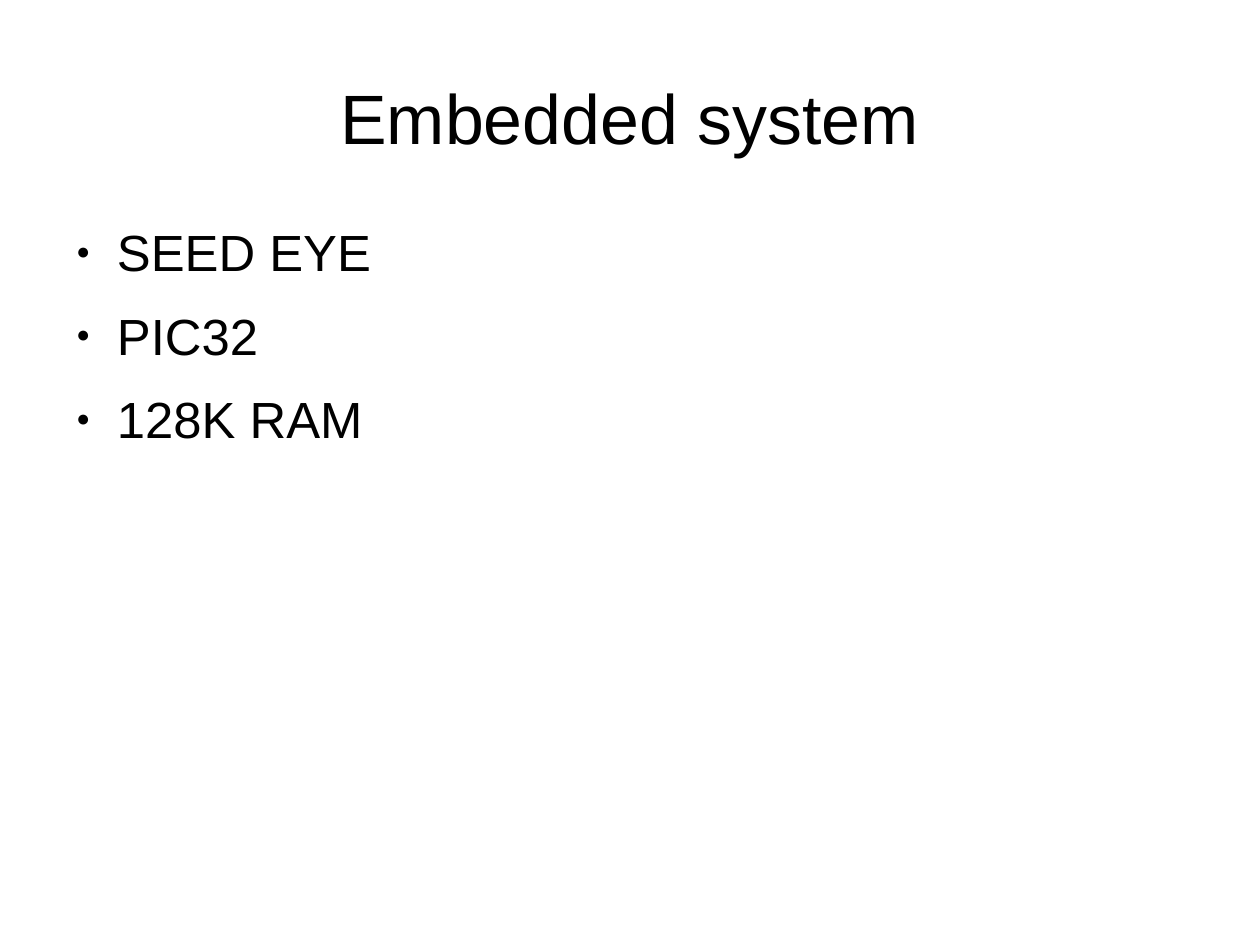
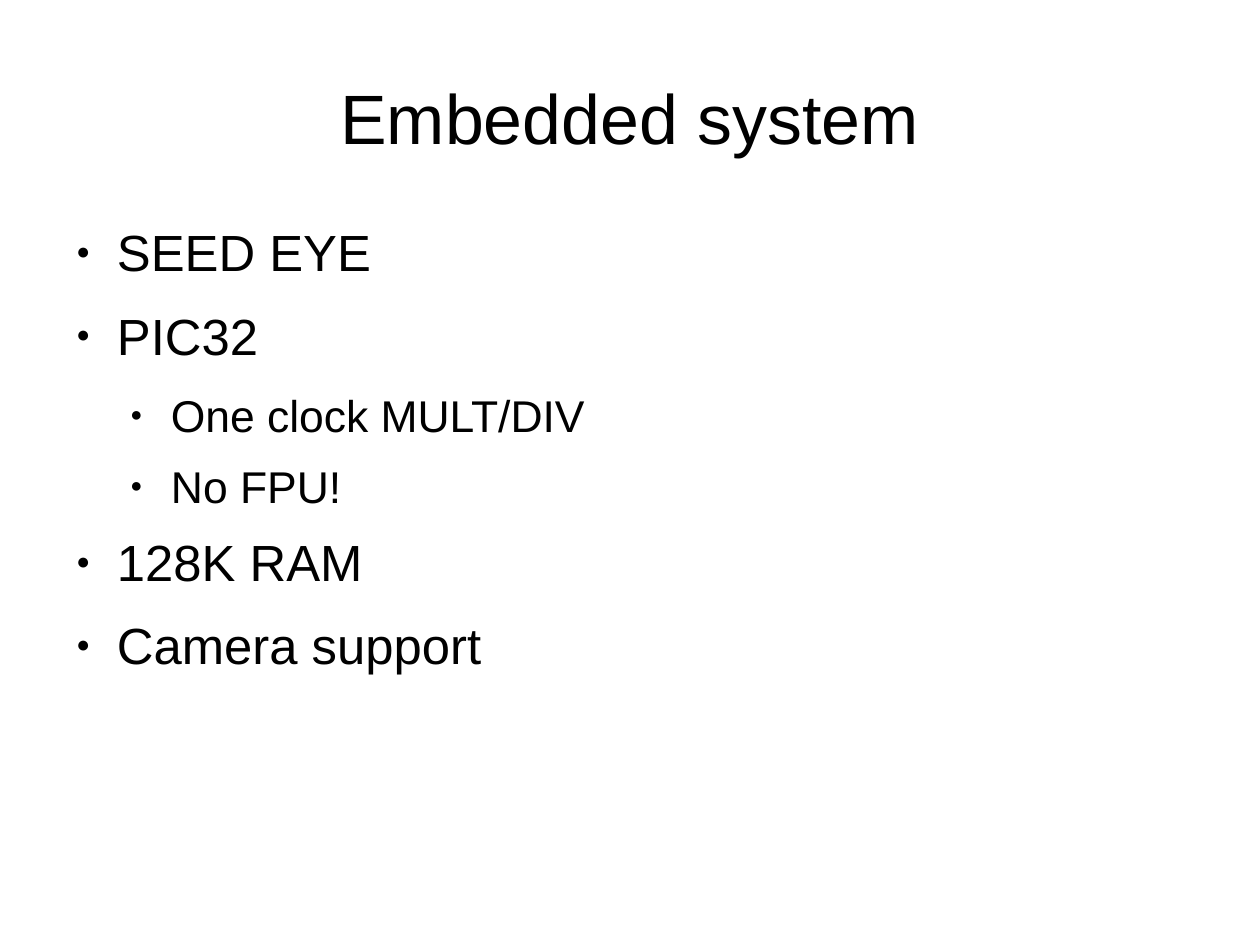
Before and after one commit to 0Chuzz/SNproject, a slide deck: slide 4 of slides.odp. Drawn at 1260x945 pixels with LibreOffice and Linux fonts; fonts in the diff are those of the drawing. Boxes give left, top, right and bottom in pixels: in the first picture for what was removed or moved away, otherwise in the second. Text is boxed around its words. In the diff, an @@ line names an element or a change of style, - is before the commit and + after.

```diff
--- a/slides.odp
+++ b/slides.odp
@@ text at [171,399,585,504]: paragraphs added @@
+  ● One clock MULT/DIV
+  ● No FPU!
@@ text at [117,628,481,675]: paragraph added @@
+● Camera support
```
Also in this commit, not shown: 5 other slides changed, 3 slides added, 3 slides removed.
